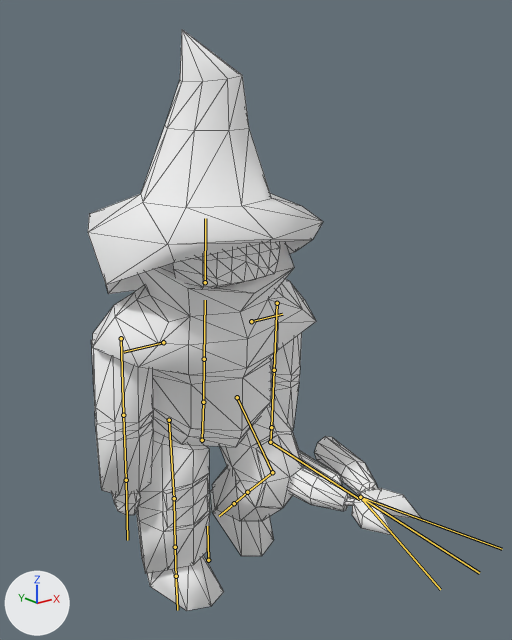
An edit to the glTF model Models/characters GLB format/bomwiz.glb, drawn before and after from the same camera.
Camera for both pictures: a 50 mm lens placed at (-3.75, -5.52, 4.84), pointed at (0.21, -0.56, 2.86). Arrows for +X, +Y and +Z are at lower left; the lights stay in place. Both versions are drawn at frame 6 of the action 'defusalwalk'; the numbers are the values there. The bones that bend it are drawn over the model as lines. Mesh edges are drawn as thin lines.

Names of what the first picture shows: 'defusalwizmesh'.
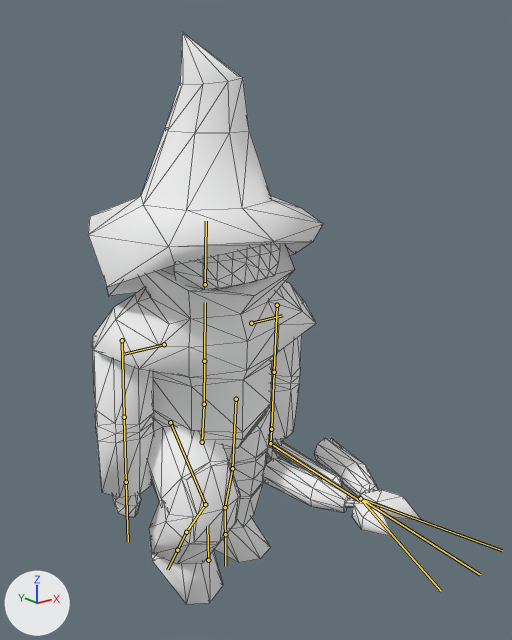
Where the change shows, as pixel boxes (x1, y1, x2, y2) in the pictures (512 x 640 px):
```json
{"object": "defusalwizmesh", "change": "posed", "before": [88, 30, 422, 611], "after": [88, 32, 422, 604]}
{"bone": "core", "before": "(202, 440) to (203, 402)", "after": "(202, 442) to (204, 404)"}
{"bone": "spine", "before": "(203, 402) to (204, 359)", "after": "(204, 404) to (204, 361)"}
{"bone": "leg.r", "before": "(169, 420) to (174, 498)", "after": "(170, 422) to (205, 504)"}
{"bone": "leg.r.001", "before": "(174, 498) to (175, 547)", "after": "(205, 504) to (186, 532)"}
{"bone": "foot.r", "before": "(175, 547) to (176, 594)", "after": "(186, 532) to (172, 560)"}
{"bone": "leg.l", "before": "(237, 397) to (272, 472)", "after": "(236, 399) to (232, 468)"}
{"bone": "leg.l.001", "before": "(272, 472) to (247, 492)", "after": "(232, 468) to (225, 507)"}
{"bone": "foot.l", "before": "(247, 492) to (226, 510)", "after": "(225, 507) to (225, 551)"}
```

The change, as JSON lines over the scene's bpy script:
```json
{"block": "bone_core", "where": "bone_core = bpy.data.objects['defusalwizarma'].pose.bones['core']  # child of 'center'"}
{"op": "set", "path": "bone_core.location", "old": "(0.0, 0.004, 0.0)", "new": "(0.0, -0.017, 0.0)"}
{"op": "set", "path": "bone_core.rotation_quaternion", "old": "(0.998, 0.054, 0.01, -0.001)", "new": "(0.998, 0.054, 0.034, -0.002)", "note": "degrees (6, 1, 0) -> degrees (6, 4, 0)"}
{"block": "bone_spine", "where": "bone_spine = bpy.data.objects['defusalwizarma'].pose.bones['spine']  # child of 'core'"}
{"op": "set", "path": "bone_spine.rotation_quaternion", "old": "(0.999, -0.027, -0.009, 0.001)", "new": "(0.999, -0.027, -0.032, 0.003)", "note": "degrees (-3, -1, 0) -> degrees (-3, -4, 0)"}
{"block": "bone_leg_r", "where": "bone_leg_r = bpy.data.objects['defusalwizarma'].pose.bones['leg.r']  # child of 'core'"}
{"op": "set", "path": "bone_leg_r.rotation_quaternion", "old": "(0.998, 0.001, 0.003, 0.05)", "new": "(0.925, 0.018, 0.009, 0.38)", "note": "degrees (0, 0, 6) -> degrees (2, 0, 45)"}
{"block": "bone_leg_r_001", "where": "bone_leg_r_001 = bpy.data.objects['defusalwizarma'].pose.bones['leg.r.001']  # child of 'leg.r'"}
{"op": "set", "path": "bone_leg_r_001.rotation_quaternion", "old": "(0.998, 0.0, 0.003, 0.027)", "new": "(0.823, -0.013, 0.007, -0.568)", "note": "degrees (0, 0, 3) -> degrees (-2, 0, -69)"}
{"block": "bone_foot_r", "where": "bone_foot_r = bpy.data.objects['defusalwizarma'].pose.bones['foot.r']  # child of 'leg.r.001'"}
{"op": "set", "path": "bone_foot_r.rotation_quaternion", "old": "(1.0, -0.001, 0.003, -0.022)", "new": "(1.0, -0.007, 0.01, 0.0)", "note": "degrees (0, 0, -3) -> degrees (-1, 1, 0)"}
{"block": "bone_leg_l", "where": "bone_leg_l = bpy.data.objects['defusalwizarma'].pose.bones['leg.l']  # child of 'core'"}
{"op": "set", "path": "bone_leg_l.rotation_quaternion", "old": "(0.92, -0.004, 0.003, -0.391)", "new": "(1.0, 0.002, 0.011, 0.014)", "note": "degrees (-1, 0, -46) -> degrees (0, 1, 2)"}
{"block": "bone_leg_l_001", "where": "bone_leg_l_001 = bpy.data.objects['defusalwizarma'].pose.bones['leg.l.001']  # child of 'leg.l'"}
{"op": "set", "path": "bone_leg_l_001.rotation_quaternion", "old": "(0.767, 0.004, 0.002, 0.641)", "new": "(1.0, 0.003, 0.011, 0.025)", "note": "degrees (1, 0, 80) -> degrees (0, 1, 3)"}
{"block": "bone_foot_l", "where": "bone_foot_l = bpy.data.objects['defusalwizarma'].pose.bones['foot.l']  # child of 'leg.l.001'"}
{"op": "set", "path": "bone_foot_l.rotation_quaternion", "old": "(0.999, 0.002, 0.003, 0.027)", "new": "(0.996, -0.001, 0.011, -0.093)", "note": "degrees (0, 0, 3) -> degrees (0, 1, -11)"}
```
